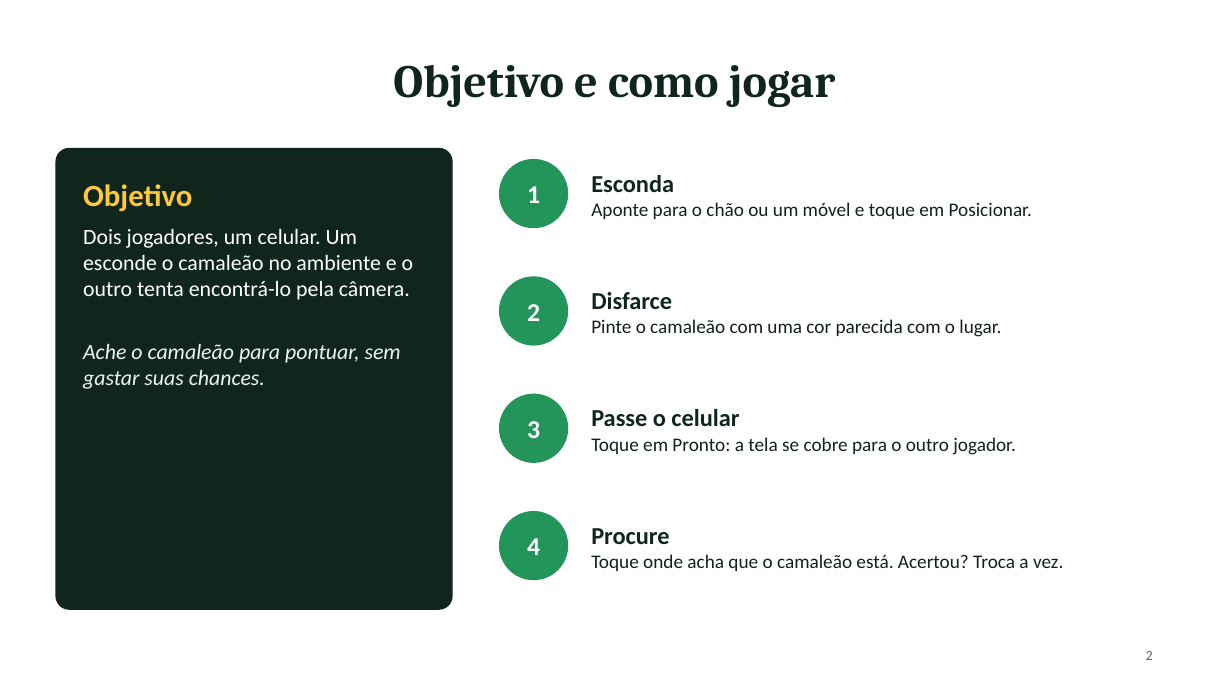
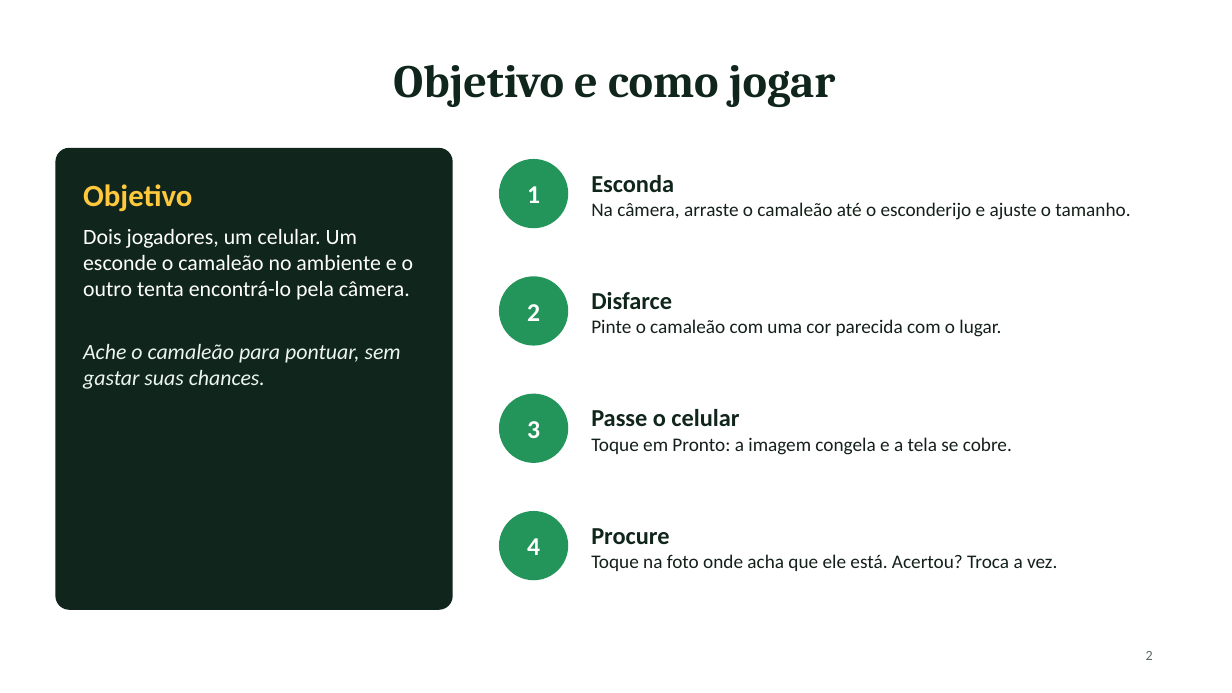
Before and after one commit to MuriloNephi/AndroidAppTemplateAR, a slide deck: slide 2 of ENTREGAS/apresentacao-jogo-ar.pptx. Drawn at 1232x693 pixels with LibreOffice and Linux fonts; fonts in the diff are those of the drawing. Boxes give left, top, right and bottom in pixels: in the first picture for what was removed or moved away, otherwise in the second. Text is boxed around its words. In the diff, an @@ line names an element or a change of style, - is before the commit and + after.

```diff
--- a/ENTREGAS/apresentacao-jogo-ar.pptx
+++ b/ENTREGAS/apresentacao-jogo-ar.pptx
@@ text at (591, 202, 1130, 220): text changed @@
-Aponte para o chão ou um móvel e toque em Posicionar.
+Na câmera, arraste o camaleão até o esconderijo e ajuste o tamanho.
@@ text at (591, 437, 1012, 455): text changed @@
-Toque em Pronto: a tela se cobre para o outro jogador.
+Toque em Pronto: a imagem congela e a tela se cobre.
@@ text at (591, 554, 1057, 571): text changed @@
-Toque onde acha que o camaleão está. Acertou? Troca a vez.
+Toque na foto onde acha que ele está. Acertou? Troca a vez.
```
Also in this commit, not shown: 2 other slides changed, 2 other files.
